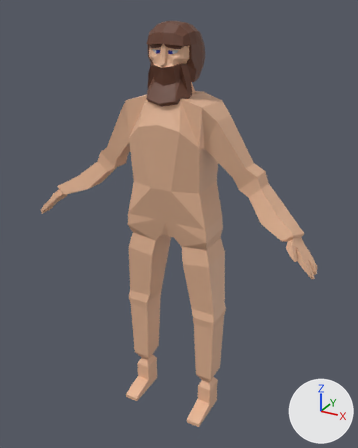
Renders of the Blender file Content/Geometry/Meshes/Character01/Character01.blend from each side of a commit.
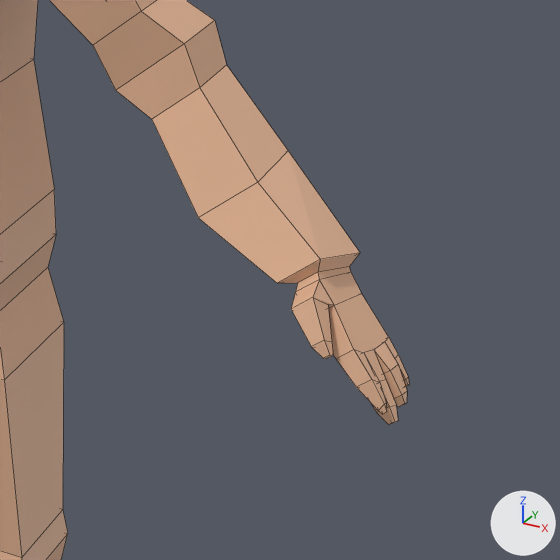
The first picture shows the older version from a 50 mm lens placed at (1.037, -1.768, 1.942), pointed at (0.014, 0.092, 1.012). The close-ups show both versions on the part from 58% to 100% of the width and 37% to 71% of the height of that picture; other places that the commit changed are outside them. The lights are fixed; the arrows at lower right show +X, +Y and +Z. The close-ups show mesh edges as thin lines.

The older version as bpy lines, for what is in view:
```python
me_cube_002 = bpy.data.meshes.new('Cube.002')
me_cube_002.from_pydata(...)  # 570 vertices, 570 faces; spans x -0.69..0.69, y -0.09..0.21, z -1.02..0.87
# faces by material slot: [422, 144, 2, 2]
me_cube_002.materials.append(mat_material_001)  # beige #e7b796
me_cube_002.materials.append(mat_hair)  # brown #663c2a
me_cube_002.materials.append(mat_eyes)  # blue #121b83
me_cube_002.materials.append(mat_eyewhite)  # grey #bebebe
ob_cube_001 = bpy.data.objects.new('Cube.001', me_cube_002)
ob_cube_001.location = (0.0, 0.006, 1.022)
```
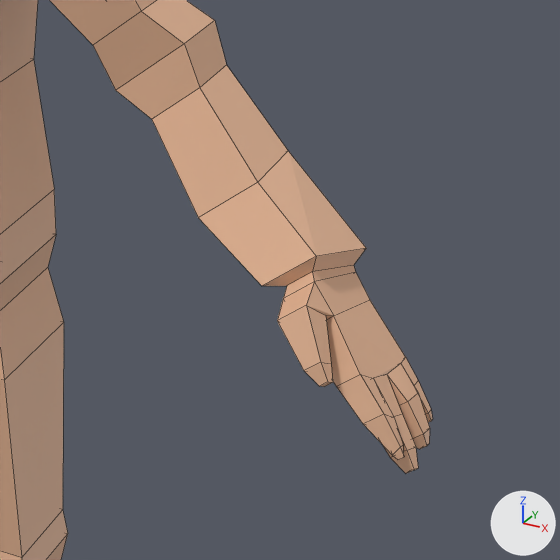
The newer file adds a shape key; the second version is drawn at full value of the shape key 'HandSize' of 'Cube.001', and the change is written as the vertex moves it makes.

What changed in the scene script:
```text
Change me_cube_002:
    where me_cube_002.from_pydata(...)  # 570 vertices, 570 faces; spans x -0.69..0.69, y -0.09..0.21, z -1.02..0.87
    used by ob_cube_001; location = (0.0, 0.006, 1.022)
    me_cube_002 part 1: all 86 vertices in x 0.55..0.69, y -0.09..0.04, z -0.04..0.12 are scaled about their middle by 1.31, then moved by (0.01, -0.01, -0.02)
```

Pixel boxes [x1, y1, x2, y2] of what changed, in the close-ups (560 x 560 px; the box of a moved part takes in the faces that stretch with it):
'Cube.001', reshaped: before [0, 0, 409, 560]; after [0, 0, 433, 560]
part 1 of me_cube_002, moved or reshaped: before [199, 151, 409, 425]; after [199, 151, 433, 473]
